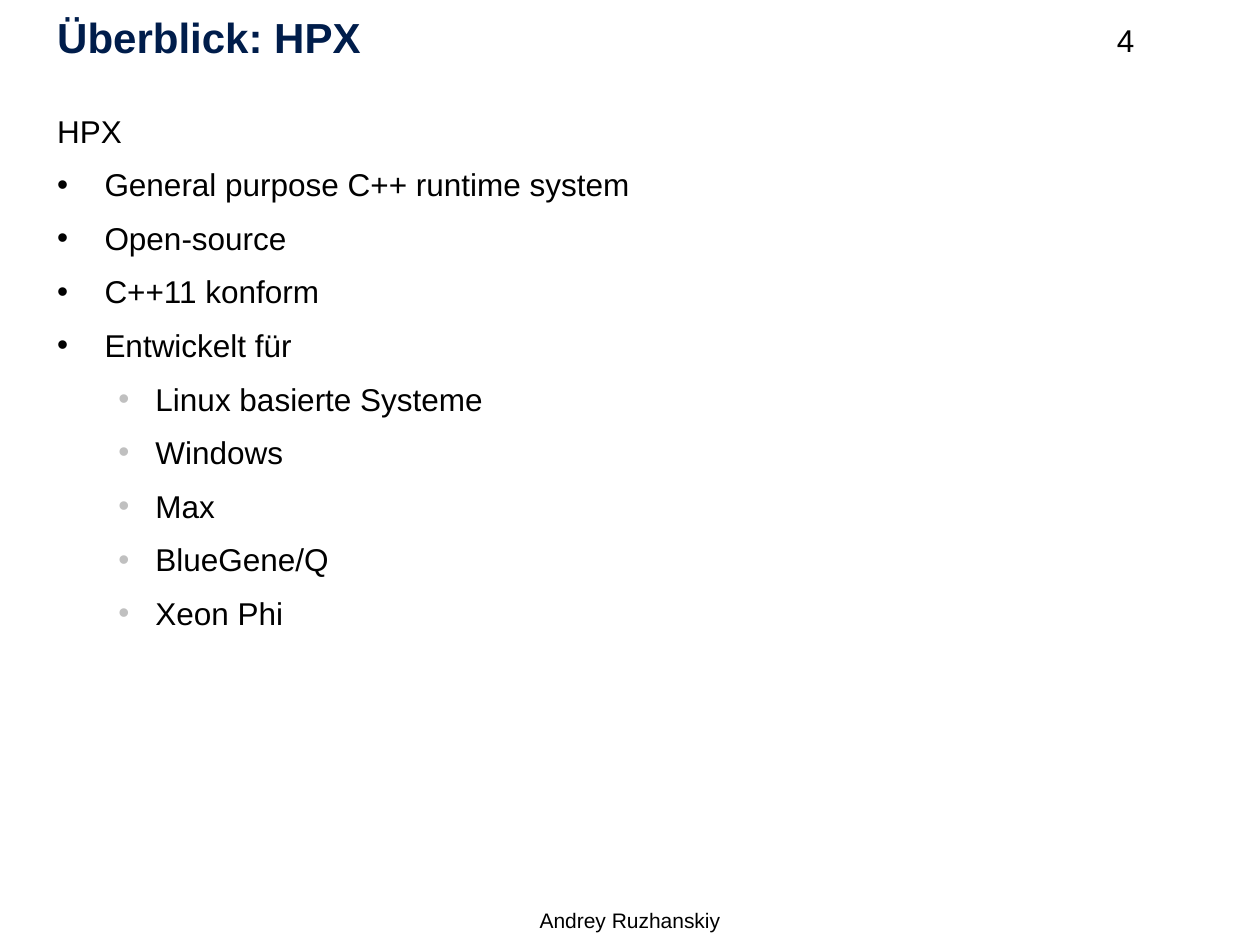
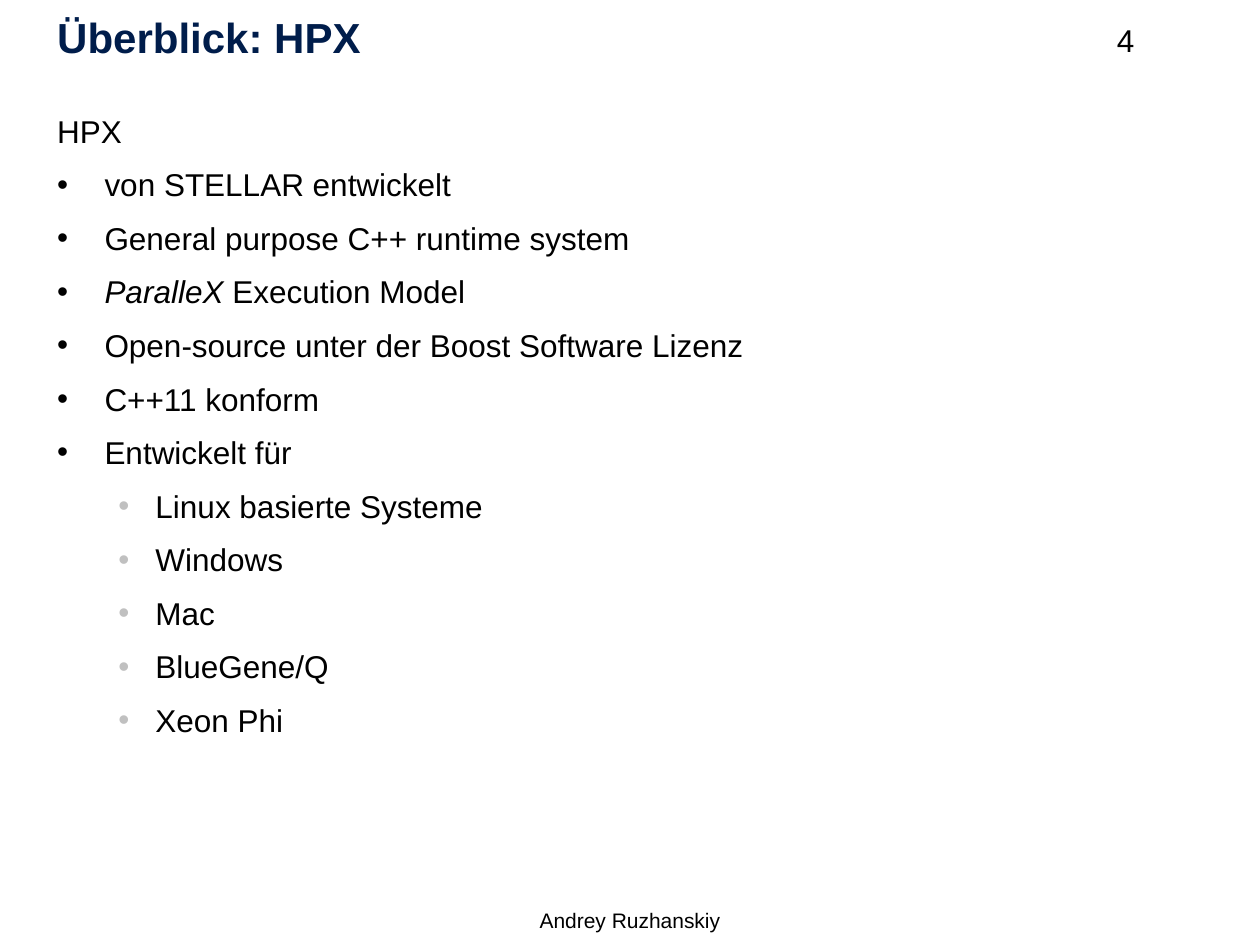
Before and after one commit to Setahero/HPC_Kokkos_HS, a slide deck: slide 4 of Hauptseminar HPC.pptx. Drawn at 1260x945 pixels with LibreOffice and Linux fonts; fonts in the diff are those of the drawing; background and template pictures are left out. Boxes give left, top, right and bottom in pixels: in the first picture for what was removed or moved away, otherwise in the second. Text is boxed around its words. In the diff, an @@ line names an element or a change of style, - is before the commit and + after.

```diff
--- a/Hauptseminar HPC.pptx
+++ b/Hauptseminar HPC.pptx
@@ text at (x1=105, y1=173, x2=451, y2=197): paragraph added @@
+• von STELLAR entwickelt
@@ text at (x1=105, y1=280, x2=743, y2=363): text changed @@
-• Open-source
+• ParalleX Execution Model
+• Open-source unter der Boost Software Lizenz
@@ text at (x1=155, y1=603, x2=214, y2=626): text changed @@
-    • Max
+    • Mac
```
Also in this commit, not shown: 3 other slides changed.
